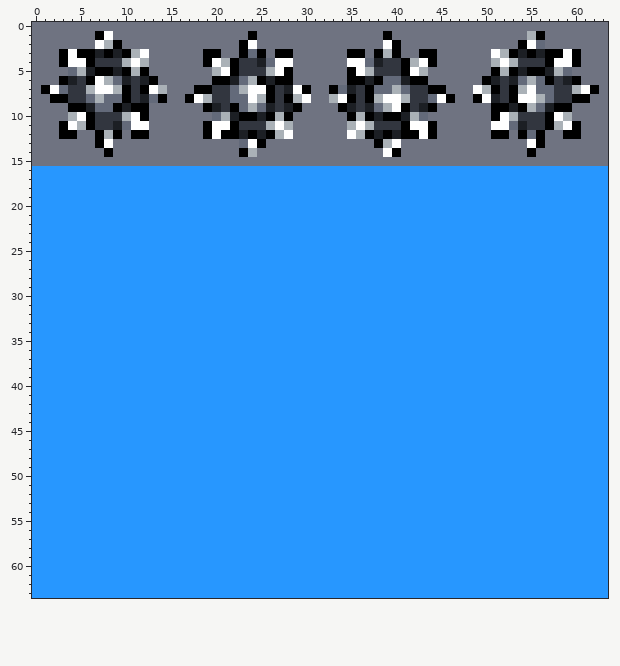
Two states of a pixel-art sprite, gfx/sprEnemyEdge.png. Above, as it was before the edit.
The file is 64x64 pixels.
After the commit:
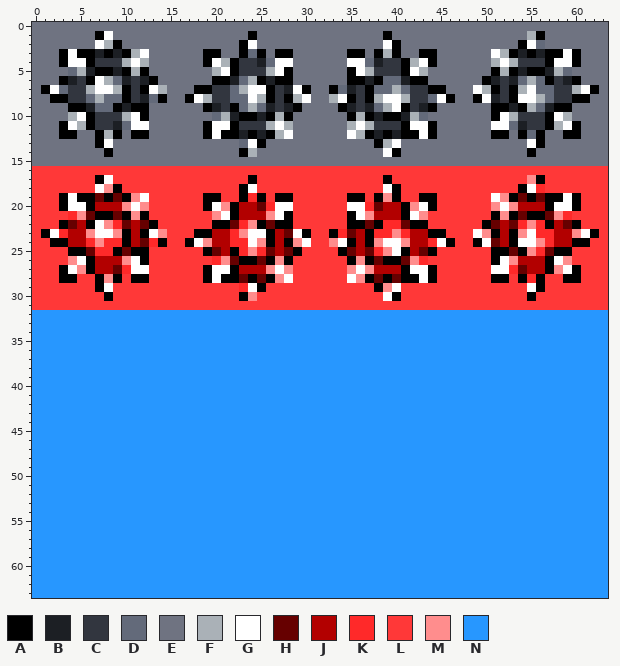
Palette (. is transparent): A #000000  B #1c1f24  C #32363f  D #636a7a  E #6f7381  F #aab1b7  G #ffffff  H #660000  J #b20000  K #ff2929  L #ff3838  M #ff8d8d  N #2797ff
The exact change:
y 16: x 0..63 NNNNNNNNNNNNNNNNNNNNNNNNNNNNNNNNNNNNNNNNNNNNNNNNNNNNNNNNNNNNNNNN -> LLLLLLLLLLLLLLLLLLLLLLLLLLLLLLLLLLLLLLLLLLLLLLLLLLLLLLLLLLLLLLLL
y 17: x 0..63 NNNNNNNNNNNNNNNNNNNNNNNNNNNNNNNNNNNNNNNNNNNNNNNNNNNNNNNNNNNNNNNN -> LLLLLLLAGLLLLLLLLLLLLLLLALLLLLLLLLLLLLLALLLLLLLLLLLLLLLMALLLLLLL
y 18: x 0..63 NNNNNNNNNNNNNNNNNNNNNNNNNNNNNNNNNNNNNNNNNNNNNNNNNNNNNNNNNNNNNNNN -> LLLLLLLGMALLLLLLLLLLLLLAGLLLLLLLLLLLLLLGALLLLLLLLLLLLLAGKLLLLLLL
y 19: x 0..63 NNNNNNNNNNNNNNNNNNNNNNNNNNNNNNNNNNNNNNNNNNNNNNNNNNNNNNNNNNNNNNNN -> LLLAGAAHAHAMGLLLLLLAALLAKALAALLLLLLAALAMALLAALLLLLLGMAHAHAAGALLL
y 20: x 0..63 NNNNNNNNNNNNNNNNNNNNNNNNNNNNNNNNNNNNNNNNNNNNNNNNNNNNNNNNNNNNNNNN -> LLLAGGAJJJMGMLLLLLLAGMAJJHKGGLLLLLLGGKHJJAMGALLLLLLMGMJJJAGGALLL
y 21: x 0..63 NNNNNNNNNNNNNNNNNNNNNNNNNNNNNNNNNNNNNNNNNNNNNNNNNNNNNNNNNNNNNNNN -> LLLLKMHAAHAMALLLLLLLMGAJJJMGALLLLLLAGMJJJAGMLLLLLLLAMAHAAHMKLLLL
y 22: x 0..63 NNNNNNNNNNNNNNNNNNNNNNNNNNNNNNNNNNNNNNNNNNNNNNNNNNNNNNNNNNNNNNNN -> LLLAHJAGMKHJHALLLLLLAAHKMAHAALLLLLLAAHAKKHAALLLLLLAHJHKMKAJHALLL
y 23: x 0..63 NNNNNNNNNNNNNNNNNNNNNNNNNNNNNNNNNNNNNNNNNNNNNNNNNNNNNNNNNNNNNNNN -> LAGKJJMGGMAJAGMLLLAAJJKMGGAJHGALLAKHJAKKMKJJAALLLGMAJAMGKKJJMGAL
y 24: x 0..63 NNNNNNNNNNNNNNNNNNNNNNNNNNNNNNNNNNNNNNNNNNNNNNNNNNNNNNNNNNNNNNNN -> LLAAJJKMKKAJHKALLAGMJJKKGMAJAMGLLMGAJAMGGMJJKGALLAGHJAGGMKJJAALL
y 25: x 0..63 NNNNNNNNNNNNNNNNNNNNNNNNNNNNNNNNNNNNNNNNNNNNNNNNNNNNNNNNNNNNNNNN -> LLLLAAHKKAHAALLLLLLAHJAKMKHJHALLLLAHJHKMGAJHALLLLLLAAHAMKHAALLLL
y 26: x 0..63 NNNNNNNNNNNNNNNNNNNNNNNNNNNNNNNNNNNNNNNNNNNNNNNNNNNNNNNNNNNNNNNN -> LLLLMGAJJJMGALLLLLLLKMHAAHAMALLLLLLAMAHAAHMKLLLLLLLAGMJJJAGMLLLL
y 27: x 0..63 NNNNNNNNNNNNNNNNNNNNNNNNNNNNNNNNNNNNNNNNNNNNNNNNNNNNNNNNNNNNNNNN -> LLLAGMAJJHKGGLLLLLLAGGAJJJMGMLLLLLLMGMJJJAGGALLLLLLGGKHJJAMGALLL
y 28: x 0..63 NNNNNNNNNNNNNNNNNNNNNNNNNNNNNNNNNNNNNNNNNNNNNNNNNNNNNNNNNNNNNNNN -> LLLAALLAMALAALLLLLLAGAAHAHAMGLLLLLLGMAHAHAAGALLLLLLAALAKALLAALLL
y 29: x 0..63 NNNNNNNNNNNNNNNNNNNNNNNNNNNNNNNNNNNNNNNNNNNNNNNNNNNNNNNNNNNNNNNN -> LLLLLLLAGLLLLLLLLLLLLLLKGALLLLLLLLLLLLAMGLLLLLLLLLLLLLLGALLLLLLL
y 30: x 0..63 NNNNNNNNNNNNNNNNNNNNNNNNNNNNNNNNNNNNNNNNNNNNNNNNNNNNNNNNNNNNNNNN -> LLLLLLLLALLLLLLLLLLLLLLAMLLLLLLLLLLLLLLGALLLLLLLLLLLLLLALLLLLLLL
y 31: x 0..63 NNNNNNNNNNNNNNNNNNNNNNNNNNNNNNNNNNNNNNNNNNNNNNNNNNNNNNNNNNNNNNNN -> LLLLLLLLLLLLLLLLLLLLLLLLLLLLLLLLLLLLLLLLLLLLLLLLLLLLLLLLLLLLLLLL
Pixel boxes of the changes (left, top, right, bottom) in both pictures:
changed: (32, 166, 608, 310)
